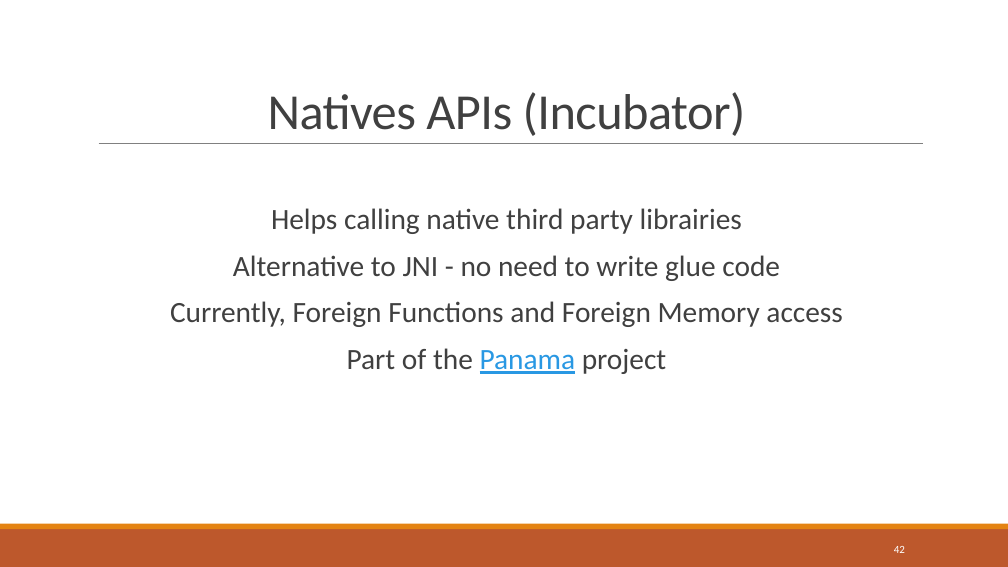
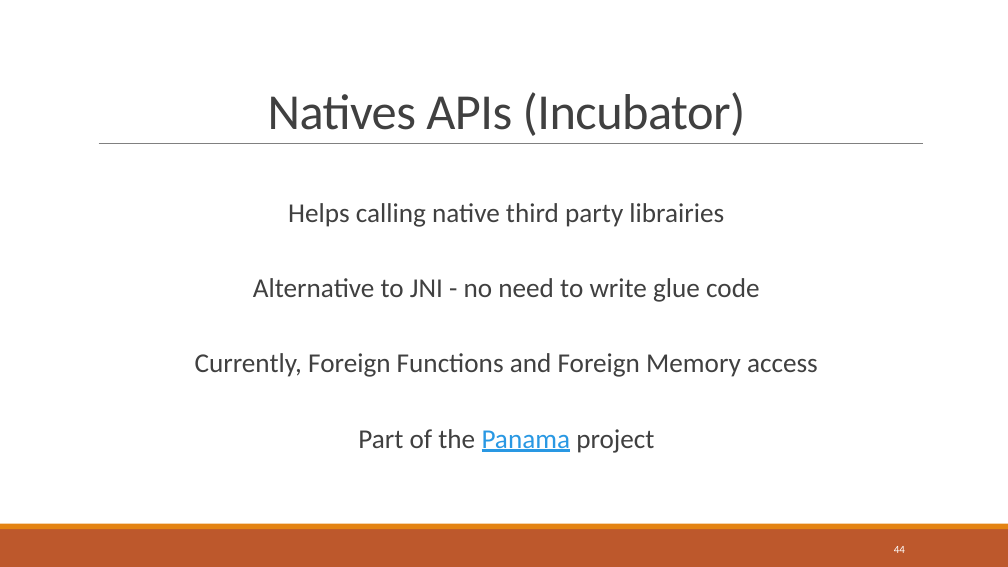
Before and after one commit to bnau/java-11-17, a slide deck: slide 44 of java-11-17.pptx (slide 42 before the commit). Drawn at 1008x567 pixels with LibreOffice and Linux fonts; fonts in the diff are those of the drawing; background and template pictures are left out. Boxes give left, top, right and bottom in pixels: in the first picture for what was removed or moved away, otherwise in the second. Text is boxed around its words. In the diff, an @@ line names an element or a change of style, - is before the commit and + after.

```diff
--- a/java-11-17.pptx
+++ b/java-11-17.pptx
@@ text "Helps calling native third party ..." at [195,203,818,453]: size 28 to 25.9 pt; line spacing 0.9 to 0.7 @@
@@ page number at [894,546,905,553]: text changed @@
-42
+44
```
Also in this commit, not shown: 9 other slides changed, 4 slides added, 8 other files.
